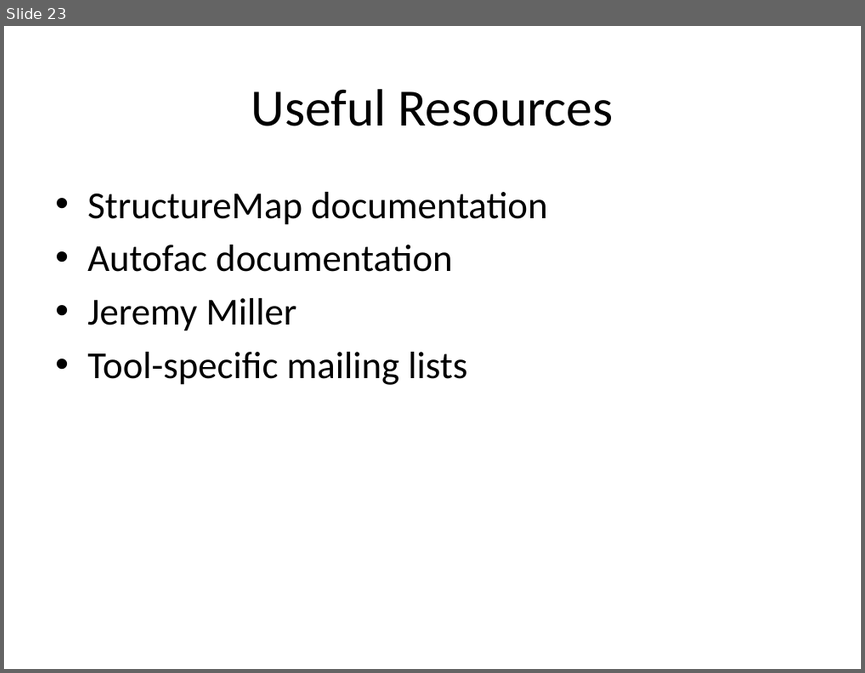
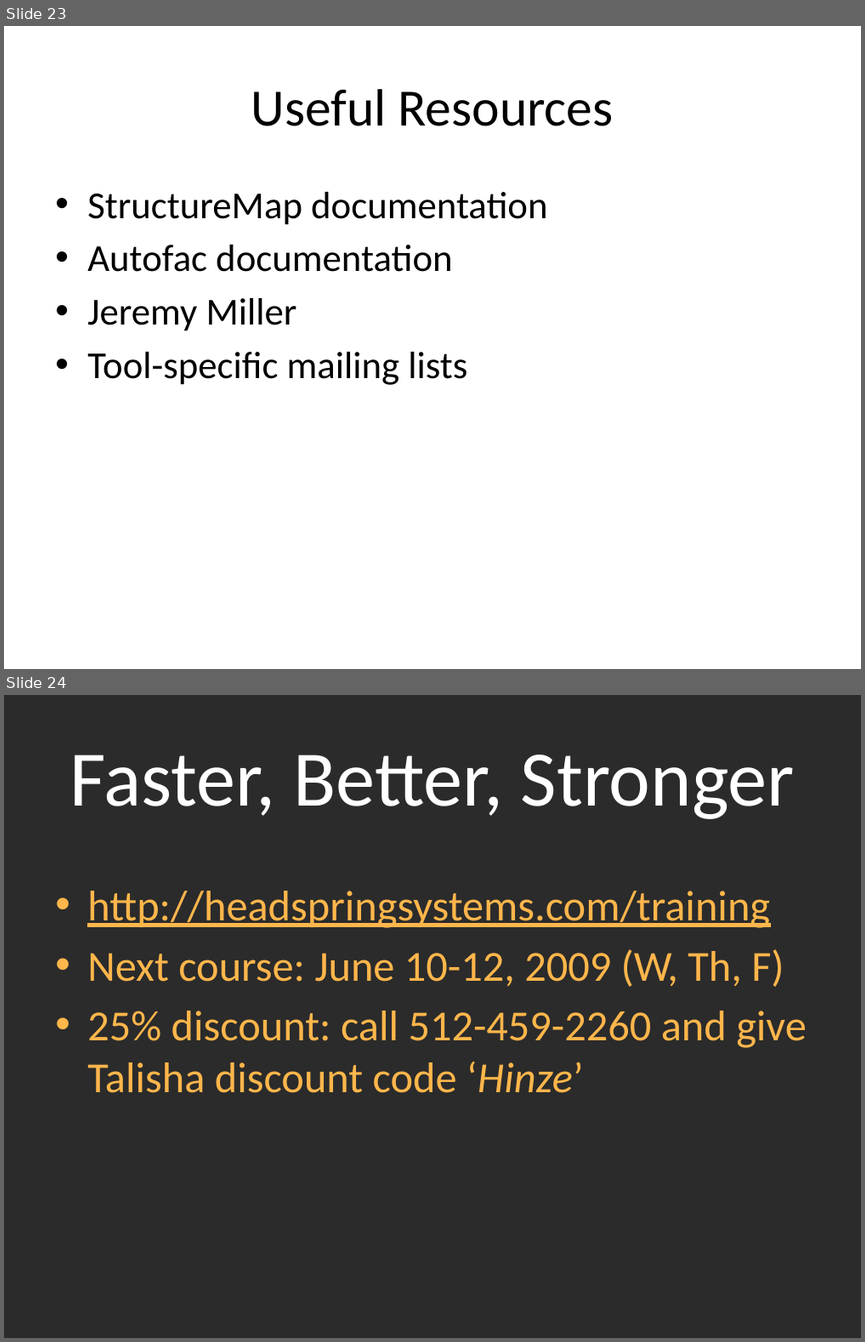
Before and after one commit to calebjenkins/Practical-IOC, a slide deck: Practical Inversion Of Control.pptx. Shown one above the other, each under a label of ours: slide 23 before the commit, slides 23 and 24 after it. The pictures are 865x673 and 865x1342 pixels, drawn with LibreOffice and Linux fonts; fonts in the diff are those of the drawing; background and template pictures are left out; a plain dark background stands for a picture behind light text. Boxes give left, top, right and bottom in pixels: in the first picture for what was removed or moved away, otherwise in the second. Text is boxed around its words. In the diff, an @@ line names an element or a change of style, - is before the commit and + after.

```diff
--- a/Practical Inversion Of Control.pptx
+++ b/Practical Inversion Of Control.pptx
@@ slide 24 added at (x1=4, y1=695, x2=861, y2=1338), background picture (left out) @@
@@ title added at (x1=69, y1=755, x2=794, y2=819), 66 pt, text #FFFFFF @@
+Faster, Better, Stronger
@@ text added at (x1=87, y1=891, x2=806, y2=1093), 36 pt, text #FFB64B @@
+• http://headspringsystems.com/training
+• Next course: June 10-12, 2009 (W, Th, F)
+• 25% discount: call 512-459-2260 and give Talisha discount code ‘Hinze’
```
Also in this commit, not shown: 1 slide changed.
